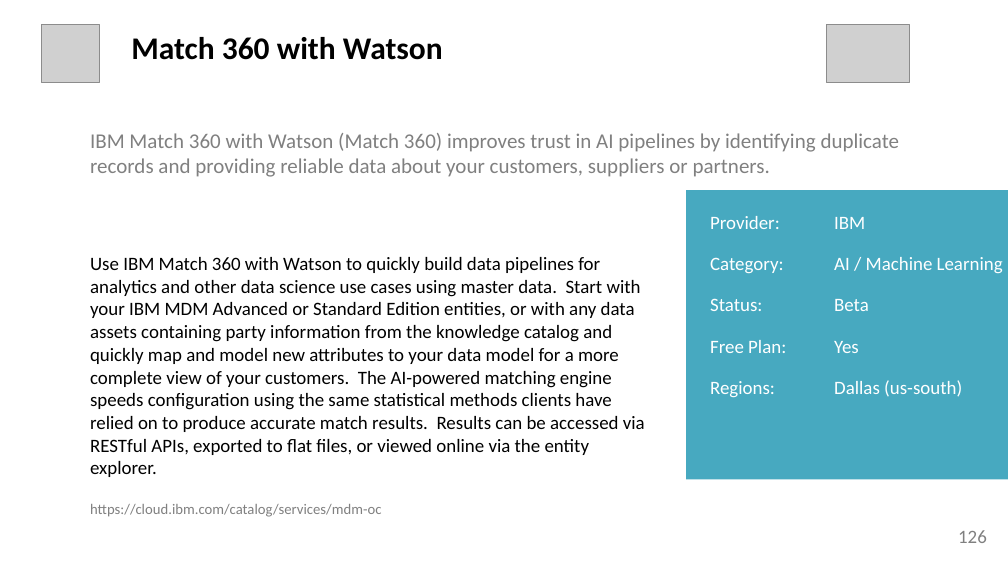
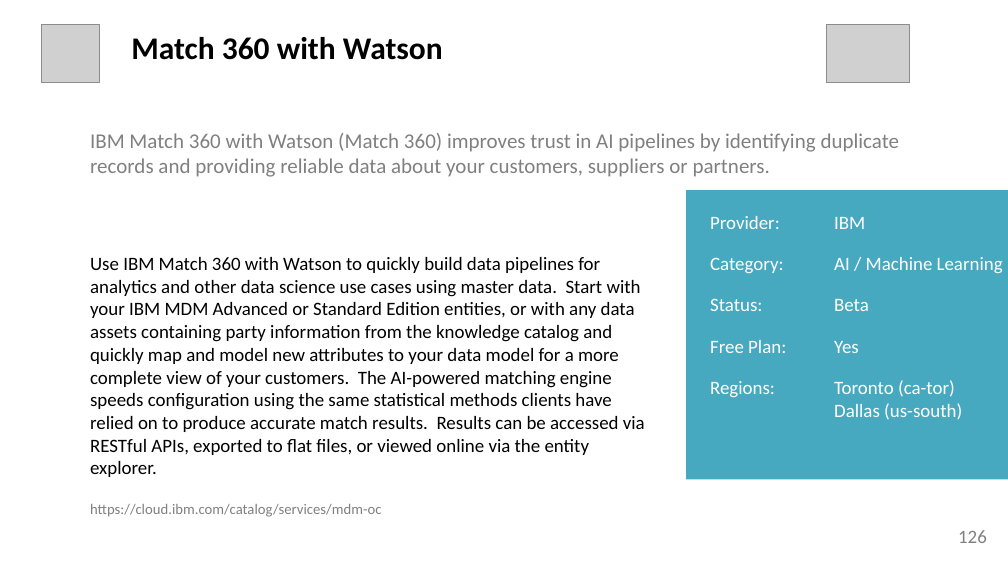
Before and after one commit to l2fprod/mycatalog, a slide deck: slide 126 of docs/generated/mycatalog.pptx. Drawn at 1008x567 pixels with LibreOffice and Linux fonts; fonts in the diff are those of the drawing; grey boxes stand for pictures. Boxes give left, top, right and bottom in pixels: in the first picture for what was removed or moved away, otherwise in the second. Text is boxed around its words. In the diff, an @@ line names an element or a change of style, - is before the commit and + after.

```diff
--- a/docs/generated/mycatalog.pptx
+++ b/docs/generated/mycatalog.pptx
@@ text at <box>834,380,962,420</box>: text changed @@
-Dallas (us-south)
+Toronto (ca-tor) Dallas (us-south)
```
Also in this commit, not shown: 1 other slide changed, 7 other files.
